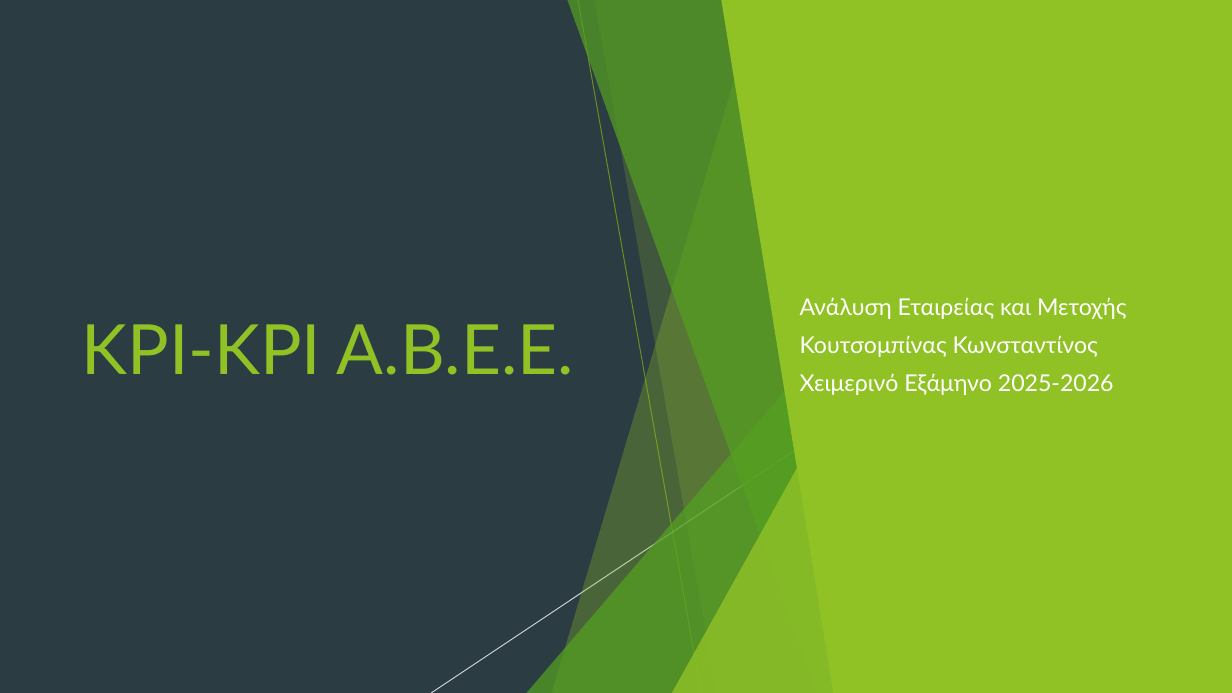
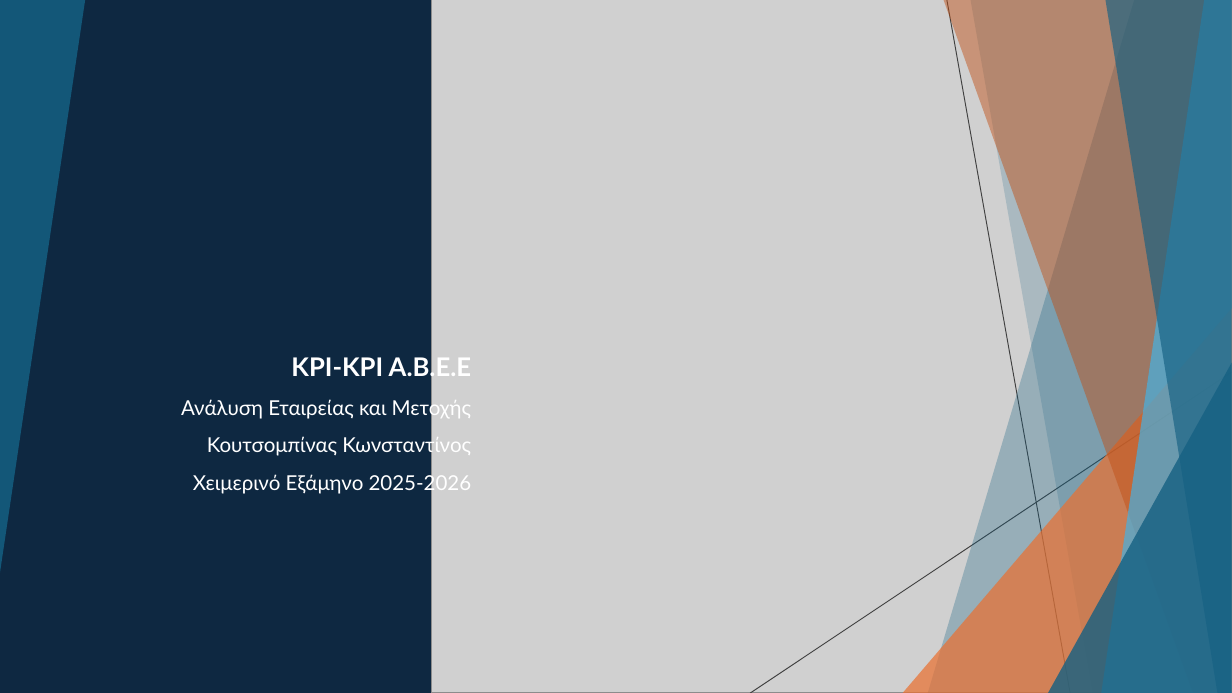
Before and after one commit to koutsompinask/MSC, a slide deck: slide 1 of semester C/Financial_Analysis/Kri-Kri-Analysis-Koutsompinas.pptx. Drawn at 1232x693 pixels with LibreOffice and Linux fonts; fonts in the diff are those of the drawing; grey boxes stand for pictures. Boxes give left, top, right and bottom in pixels: in the first picture for what was removed or moved away, otherwise in the second. Text is boxed around its words. In the diff, an @@ line names an element or a change of style, - is before the commit and + after.

```diff
--- a/semester C/Financial_Analysis/Kri-Kri-Analysis-Koutsompinas.pptx
+++ b/semester C/Financial_Analysis/Kri-Kri-Analysis-Koutsompinas.pptx
@@ background #2C3C43 to #0E2841 @@
@@ triangle at box(0, 0, 85, 573): fill #90C226 at 85% opacity to #156082 at 85% opacity @@
@@ rectangle removed at box(0, 0, 1232, 693) @@
@@ picture added at box(432, 0, 1232, 693) @@
@@ freeform shape at box(928, 0, 1232, 693): fill #90C226 at 30% opacity to #156082 at 30% opacity @@
@@ freeform shape: place and size @@
-freeform shape at box(721, 0, 1232, 693)
+freeform shape at box(928, 0, 1232, 693)
@@ freeform shape at box(928, 0, 1232, 693): fill #90C226 to #156082 at 30% opacity @@
@@ freeform shape at box(944, 0, 1232, 693): fill #3F7819 at 70% opacity to #C04F15 at 70% opacity @@
@@ freeform shape added at box(944, 0, 1232, 693), fill #C04F15 at 47% opacity @@
@@ line added from (947, 0) to (1070, 693), #404040 0.75 pt @@
@@ freeform shape at box(970, 0, 1232, 693): fill #90C226 at 20% opacity to #156082 at 20% opacity @@
@@ freeform shape added at box(970, 0, 1232, 693), fill #156082 at 20% opacity @@
@@ freeform shape at box(1102, 0, 1232, 693): fill #C0E474 at 70% opacity to #46B1E1 at 70% opacity @@
@@ freeform shape added at box(1102, 0, 1232, 693), fill #46B1E1 at 70% opacity @@
@@ freeform shape at box(1105, 0, 1232, 693): fill #90C226 at 65% opacity to #156082 at 65% opacity @@
@@ freeform shape added at box(1105, 0, 1232, 693), fill #156082 at 65% opacity @@
@@ title removed at box(82, 324, 574, 375) @@
-ΚΡΙ-ΚΡΙ Α.Β.Ε.Ε.
@@ triangle at box(903, 308, 1232, 693): fill #54A021 at 72% opacity to #E97132 at 72% opacity @@
@@ triangle added at box(903, 308, 1232, 693), fill #E97132 at 72% opacity @@
@@ subtitle "ΚΡΙ-ΚΡΙ Α.Β.Ε.Ε": place and size @@
-subtitle "ΚΡΙ-ΚΡΙ Α.Β.Ε.Ε" at box(800, 297, 1127, 395)
+subtitle "ΚΡΙ-ΚΡΙ Α.Β.Ε.Ε" at box(181, 354, 472, 495)
@@ subtitle "ΚΡΙ-ΚΡΙ Α.Β.Ε.Ε" at box(181, 354, 472, 495): vertical alignment middle to top @@
@@ subtitle at box(291, 354, 472, 381): paragraph added @@
+ΚΡΙ-ΚΡΙ Α.Β.Ε.Ε
@@ group removed at box(432, 0, 913, 693): 3 freeform shapes, 2 lines, 2 triangles @@
@@ line added from (1232, 372) to (750, 693), #404040 0.75 pt @@
@@ triangle at box(1048, 363, 1232, 693): fill #90C226 at 80% opacity to #156082 at 80% opacity @@
@@ triangle added at box(1048, 363, 1232, 693), fill #156082 at 80% opacity @@
@@ subtitle at box(181, 397, 472, 495): size 18 to 16 pt in "Ανάλυση Εταιρείας και Μετοχής", "Κουτσομπίνας Κωνσταντίνος", "Χειμερινό Εξάμηνο 2025-2026"; alignment left to right; line spacing 0.9 to 1 @@
```
Also in this commit, not shown: 5 other slides changed, 17 slides added, 1 other file.
